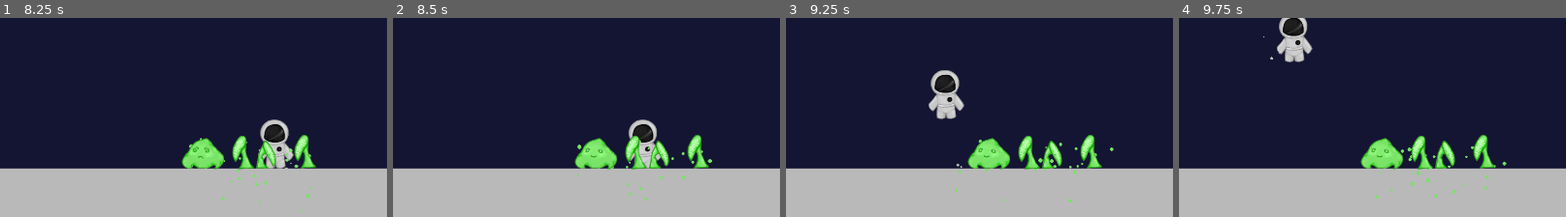
Above: before the commit, frames 1-4 (left to right).
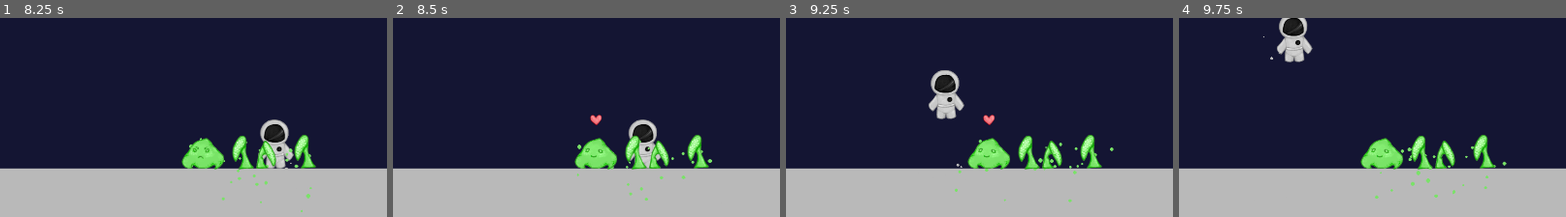
Above: after the commit, the same moments.

Repository: 7riciu/out-of-space
Game: Godot game, scene res://scenes/game.tscn
Two runs of this game, one before a commit and one after it. Both use one fixed random seed, a clock stepped at 60 frames per second and the inputs below.
Inputs:
- Up to frame 1 (8.25 s): tap Enter at 0.5 s; hold D (Right) 0.53-2.03 s; tap E (e) at 0.6, 1.35, 2.3, 3.05, 3.6, 4.35, 5.3, 6.05, 6.6, 7.35 s; tap Space (Jump) at 0.77, 1.52, 3.02, 3.77, 4.52, 6.02, 6.77, 7.52 s; hold A (Left) 2.03-4.28 s; tap Alt at 2.1, 5.1, 8.1 s; tap Shift at 2.85, 5.85 s; hold D (Right) 4.28-8.03 s; hold A (Left) from 8.03 s (still down)
- Up to frame 2 (8.5 s): keep holding A (Left); tap E (e) at 8.3 s
- Up to frame 3 (9.25 s): keep holding A (Left); tap Shift at 8.85 s; tap Space (Jump) at 9.02 s; tap E (e) at 9.05 s
- Up to frame 4 (9.75 s): release A (Left) at 9.53 s; hold D (Right) from 9.53 s (still down); tap E (e) at 9.6 s
The pictures show only the part of the screen within x 50-100%, y 29-79%; the shares and areas given below are measured in that part.

Frame 1 is identical in both runs. In frame 2, 0.1% of the frame differs, in the area x 50-54%, y 48-54%; in frame 3, 0.1%; in frame 4, nothing differs.

Commit message:
Fixed bugs and Added an animated heart when befriending a slime

Diff:
--- a/scenes/game.tscn
+++ b/scenes/game.tscn
@@ -1,6 +1,6 @@
 [gd_scene load_steps=9 format=3 uid="uid://sl735eiihohs"]
 
-[ext_resource type="Texture2D" uid="uid://chelag8rll22n" path="res://assets/IMG_2399.png" id="1_p57ef"]
+[ext_resource type="Texture2D" uid="uid://dxdn7ilxq0ya5" path="res://assets/tiles.png" id="1_p57ef"]
 [ext_resource type="PackedScene" uid="uid://sppvkherfsvq" path="res://scenes/player.tscn" id="1_uwrxv"]
 [ext_resource type="PackedScene" uid="uid://cu4qowh6yclp5" path="res://scenes/slime.tscn" id="3_p57ef"]
 [ext_resource type="PackedScene" uid="uid://r5ssygbbay74" path="res://scenes/sprout_plant1.tscn" id="4_u5sy4"]
--- /dev/null
+++ b/scenes/slime_heart.tscn
@@ -0,0 +1,84 @@
+[gd_scene load_steps=8 format=3 uid="uid://qfd711ymrehl"]
+
+[ext_resource type="Texture2D" uid="uid://cjsv6piy1hy5w" path="res://assets/heart.png" id="1_c787a"]
+
+[sub_resource type="AtlasTexture" id="AtlasTexture_d62ig"]
+atlas = ExtResource("1_c787a")
+region = Rect2(0, 0, 31, 28)
+
+[sub_resource type="SpriteFrames" id="SpriteFrames_q0vrk"]
+animations = [{
+"frames": [{
+"duration": 1.0,
+"texture": SubResource("AtlasTexture_d62ig")
+}],
+"loop": true,
+"name": &"default",
+"speed": 5.0
+}]
+
+[sub_resource type="CircleShape2D" id="CircleShape2D_c787a"]
+radius = 10.198039
+
+[sub_resource type="Animation" id="Animation_c787a"]
+resource_name = "slime_befriend"
+tracks/0/type = "value"
+tracks/0/imported = false
+tracks/0/enabled = true
+tracks/0/path = NodePath("AnimatedSprite2D:position")
+tracks/0/interp = 1
+tracks/0/loop_wrap = true
+tracks/0/keys = {
+"times": PackedFloat32Array(0, 1),
+"transitions": PackedFloat32Array(0.2, 1),
+"update": 0,
+"values": [Vector2(0, 0), Vector2(0, -30)]
+}
+tracks/1/type = "value"
+tracks/1/imported = false
+tracks/1/enabled = true
+tracks/1/path = NodePath("CollisionShape2D:position")
+tracks/1/interp = 1
+tracks/1/loop_wrap = true
+tracks/1/keys = {
+"times": PackedFloat32Array(0, 1),
+"transitions": PackedFloat32Array(0.2, 1),
+"update": 0,
+"values": [Vector2(0, 0), Vector2(0, -30)]
+}
+
+[sub_resource type="Animation" id="Animation_d62ig"]
+length = 0.001
+tracks/0/type = "value"
+tracks/0/imported = false
+tracks/0/enabled = true
+tracks/0/path = NodePath("AnimatedSprite2D:position")
+tracks/0/interp = 1
+tracks/0/loop_wrap = true
+tracks/0/keys = {
+"times": PackedFloat32Array(0),
+"transitions": PackedFloat32Array(1),
+"update": 0,
+"values": [Vector2(0, 0)]
+}
+
+[sub_resource type="AnimationLibrary" id="AnimationLibrary_q0vrk"]
+_data = {
+&"RESET": SubResource("Animation_d62ig"),
+&"slime_befriend": SubResource("Animation_c787a")
+}
+
+[node name="Area2D" type="Area2D"]
+
+[node name="AnimatedSprite2D" type="AnimatedSprite2D" parent="."]
+sprite_frames = SubResource("SpriteFrames_q0vrk")
+
+[node name="CollisionShape2D" type="CollisionShape2D" parent="."]
+position = Vector2(0, -30)
+shape = SubResource("CircleShape2D_c787a")
+
+[node name="AnimationPlayer" type="AnimationPlayer" parent="."]
+libraries = {
+&"": SubResource("AnimationLibrary_q0vrk")
+}
+autoplay = "slime_befriend"
--- a/scripts/calm_plant.gd
+++ b/scripts/calm_plant.gd
@@ -2,6 +2,8 @@
 
 @onready var slime = get_tree().get_first_node_in_group("slime")
 @onready var slime_area = get_tree().get_first_node_in_group("slime_area")
+@onready var slime_heart_scene = preload("res://scenes/slime_heart.tscn")
+@onready var slime_heart_instance = null
 @onready var collected = false
 var can_interact = false
 
@@ -15,6 +17,12 @@
 
 	if slime_area.can_interact and Input.is_action_just_pressed("e"):
 		slime.happy = true
+		if slime_heart_instance == null:
+			slime_heart_instance = slime_heart_scene.instantiate()
+			slime_heart_instance.global_position = slime.position + Vector2(0, -65)
+			get_tree().current_scene.add_child(slime_heart_instance)
+			await get_tree().create_timer(0.5).timeout
+			slime_heart_instance.queue_free()
 
 func on_body_entered(body):
 	if body.is_in_group("player"):
--- /dev/null
+++ b/scripts/slime_heart.gd
@@ -0,0 +1,6 @@
+extends Area2D
+
+func _ready() -> void:
+	$AnimationPlayer.play("slime_befriend")
+	await get_tree().create_timer(1.0).timeout
+	queue_free()
Renamed: assets/IMG_2399.png -> assets/tiles.png
Not shown, changed: assets/tiles.png.import
Not shown, added: scripts/slime_heart.gd.uid
Not shown, added: .DS_Store
Not shown, added: assets/.DS_Store
